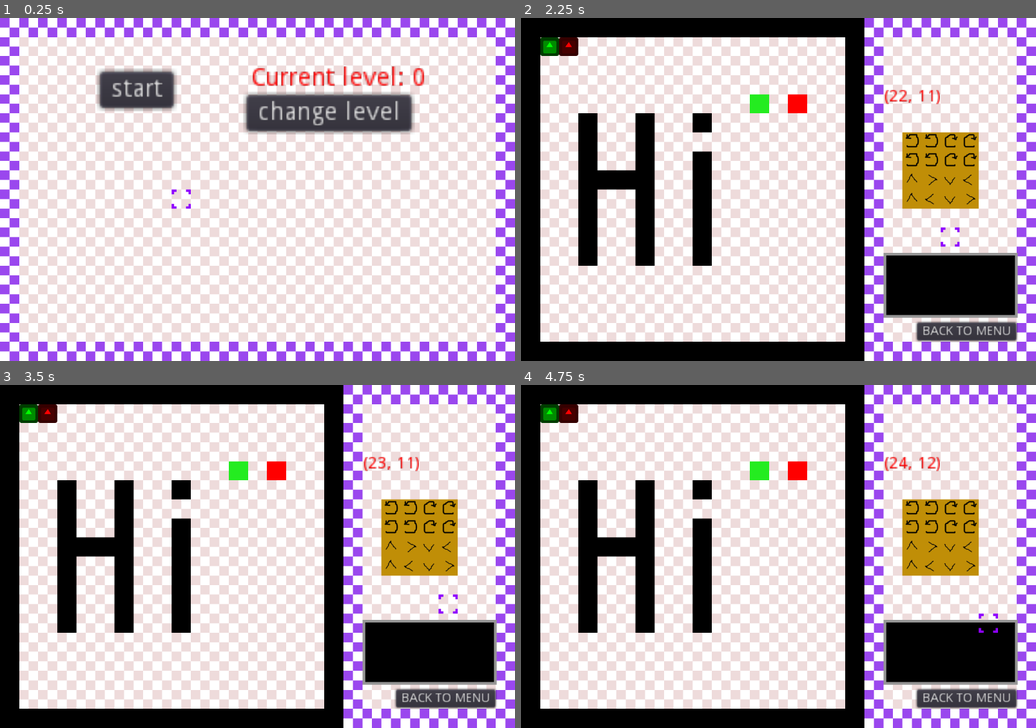
Above: before the commit, frames 1-4 (two rows, left to right).
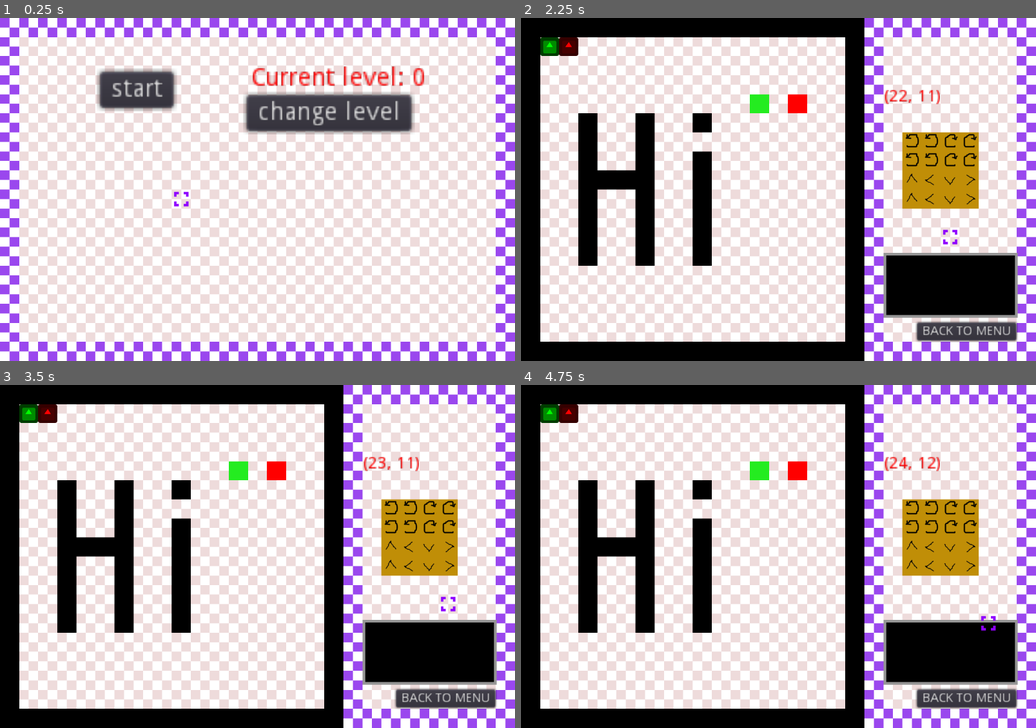
Above: after the commit, the same moments.

Repository: WIT-SCDS-F22-GAME-COOP/Zombie-Game
Game: Godot game, scene res://TSCN/Menu.tscn
Same seed, same stepped clock (60 frames per second), same inputs: the game is played once before the commit and once after it. The engine's default icon, where the game draws it, is replaced by a stand-in: a white triangle on a blue panel in a dark square.
Inputs:
- Up to frame 1 (0.25 s): no input
- Up to frame 2 (2.25 s): click "start" at 0.5 s; click "BACK TO MENU" at 1.25 s; click "start" at 2 s
- Up to frame 3 (3.5 s): hold D (move_right) from 2.78 s (still down); tap Space (select) at 2.85 s
- Up to frame 4 (4.75 s): tap Enter at 3.5 s; release D (move_right) at 3.53 s; hold S (move_down) 3.53-4.28 s; tap Space (select) at 3.6, 4.35 s; tap Q (reset_level) at 4.25 s; hold D (move_right) from 4.28 s (still down)

The runs differ from the first frame. In frame 1, less than 0.1% of the frame differs, in the area x 33-38%, y 49-56%; in frame 2, 0.1%, in the area x 78-89%, y 45-67%; in frame 3, 0.1%; in frame 4, 0.1%.

Commit message:
Walls bounce characters off them

Diff:
--- a/Scripts/Character.gd
+++ b/Scripts/Character.gd
@@ -8,7 +8,7 @@
 
 var starting_pos = Vector2.ZERO
 var current_tile = -1
-var current_floor = -1
+var current_floor = [-1,-1,-1,-1,-1,-1,-1,-1,-1,]
 
 # Called when the node enters the scene tree for the first time.
 func _ready():
@@ -23,8 +23,9 @@
 	if Input.is_action_just_pressed("debug_input"):
 		use_tile()
 		if (move_direction == -1):
-			walk(direction)
+			direction = walk(direction)
 		else:
+			# direction = walk(move_direction)
 			walk(move_direction)
 			move_direction = -1
 	# Mapped to T button, turns right
@@ -32,7 +33,7 @@
 		direction = Tiles.turn(direction, true)
 		# print(current_tile)
 
-	# Update with any new level attributes added later
+	# Update with any new level attributes added
 	if Input.is_action_just_pressed("reset_level") && starting_pos != Vector2(0,0):
 		Global.points = 0
 		global_position = starting_pos
@@ -42,7 +43,8 @@
 
 # Current facing direction. 0 Up, 1 right, 2 down, 3 left
 func walk(x):
-	if (current_floor - 1 != id):
+	if (current_floor[4] - 1 != id):
+		x = wall_check(x)
 		match(x):
 			0:
 				global_position.y = global_position.y - 64
@@ -56,6 +58,24 @@
 		global_position = Vector2(-128,-64)
 		Global.points = Global.points + 1
 		print(Global.points)
+	return x
+
+
+func wall_check(x):
+	match(x):
+		0:
+			if (current_floor[1] == 0):
+				x = Tiles.flip(x)
+		1:
+			if (current_floor[5] == 0):
+				x = Tiles.flip(x)
+		2:
+			if (current_floor[7] == 0):
+				x = Tiles.flip(x)
+		3:
+			if (current_floor[3] == 0):
+				x = Tiles.flip(x)
+	return x
 
 
 func use_tile():
--- a/Scripts/Tile_Functions.gd
+++ b/Scripts/Tile_Functions.gd
@@ -30,6 +30,17 @@
 			dir = 3
 	return dir
 
+func flip(dir):
+	match(dir):
+		0:
+			dir = 2
+		1:
+			dir = 3
+		2:
+			dir = 0
+		3:
+			dir = 1
+	return dir
 
 # Converts a position value to a tile
 func get_tile(a):
--- a/Scripts/World.gd
+++ b/Scripts/World.gd
@@ -53,8 +53,23 @@
 	var green = Tiles.get_tile($Green.position)
 	$Red.current_tile = $ActionTile.get_cell(red.x,red.y)
 	$Green.current_tile = $ActionTile.get_cell(green.x,green.y)
-	$Red.current_floor = $TileMap.get_cell(red.x,red.y)
-	$Green.current_floor = $TileMap.get_cell(green.x,green.y)
+	$Red.current_floor = pass_floor($Red.current_floor,red)
+	$Green.current_floor = pass_floor($Green.current_floor,green)
+
+func pass_floor(a,b):
+	a[3] = $TileMap.get_cell(b.x - 1,b.y)
+	a[4] = $TileMap.get_cell(b.x,b.y)
+	a[5] = $TileMap.get_cell(b.x + 1,b.y)
+
+	a[0] = $TileMap.get_cell(b.x - 1,b.y - 1)
+	a[1] = $TileMap.get_cell(b.x,b.y - 1)
+	a[2] = $TileMap.get_cell(b.x + 1,b.y - 1)
+
+	a[6] = $TileMap.get_cell(b.x - 1,b.y + 1)
+	a[7] = $TileMap.get_cell(b.x,b.y + 1)
+	a[8] = $TileMap.get_cell(b.x + 1,b.y + 1)
+
+	return a
 
 # Function to import and draw maps from images
 # Storing a map as an 18*18 image file makes it easy to design and keep many
--- a/TSCN/Character.tscn
+++ b/TSCN/Character.tscn
@@ -18,7 +18,7 @@
 shape = SubResource( 1 )
 
 [node name="Timer" type="Timer" parent="."]
-wait_time = 0.25
+wait_time = 0.1
 one_shot = true
 
 [connection signal="timeout" from="Timer" to="." method="_on_Timer_timeout"]
--- a/TSCN/Cursor.tscn
+++ b/TSCN/Cursor.tscn
@@ -28,6 +28,7 @@
 
 [node name="AnimatedSprite" type="AnimatedSprite" parent="."]
 frames = SubResource( 3 )
+frame = 1
 playing = true
 
 [node name="Area2D" type="Area2D" parent="."]
--- a/TSCN/World.tscn
+++ b/TSCN/World.tscn
@@ -321,7 +321,7 @@
 z_index = -1
 tile_set = SubResource( 5 )
 format = 1
-tile_data = PoolIntArray( 393236, 0, 0, 393237, 0, 0, 393238, 1, 0, 393239, 1, 0, 458772, 0, 0, 458773, 0, 0, 458774, 1, 0, 458775, 1, 0, 524308, 2, 0, 524309, 5, 0, 524310, 3, 0, 524311, 4, 0, 589844, 2, 0, 589845, 4, 0, 589846, 3, 0, 589847, 5, 0 )
+tile_data = PoolIntArray( 393236, 0, 0, 393237, 0, 0, 393238, 1, 0, 393239, 1, 0, 458772, 0, 0, 458773, 0, 0, 458774, 1, 0, 458775, 1, 0, 524308, 2, 0, 524309, 4, 0, 524310, 3, 0, 524311, 5, 0, 589844, 2, 0, 589845, 4, 0, 589846, 3, 0, 589847, 5, 0 )
 
 [node name="SelectedCursor" type="AnimatedSprite" parent="."]
 modulate = Color( 0.0470588, 0.662745, 0.490196, 1 )
